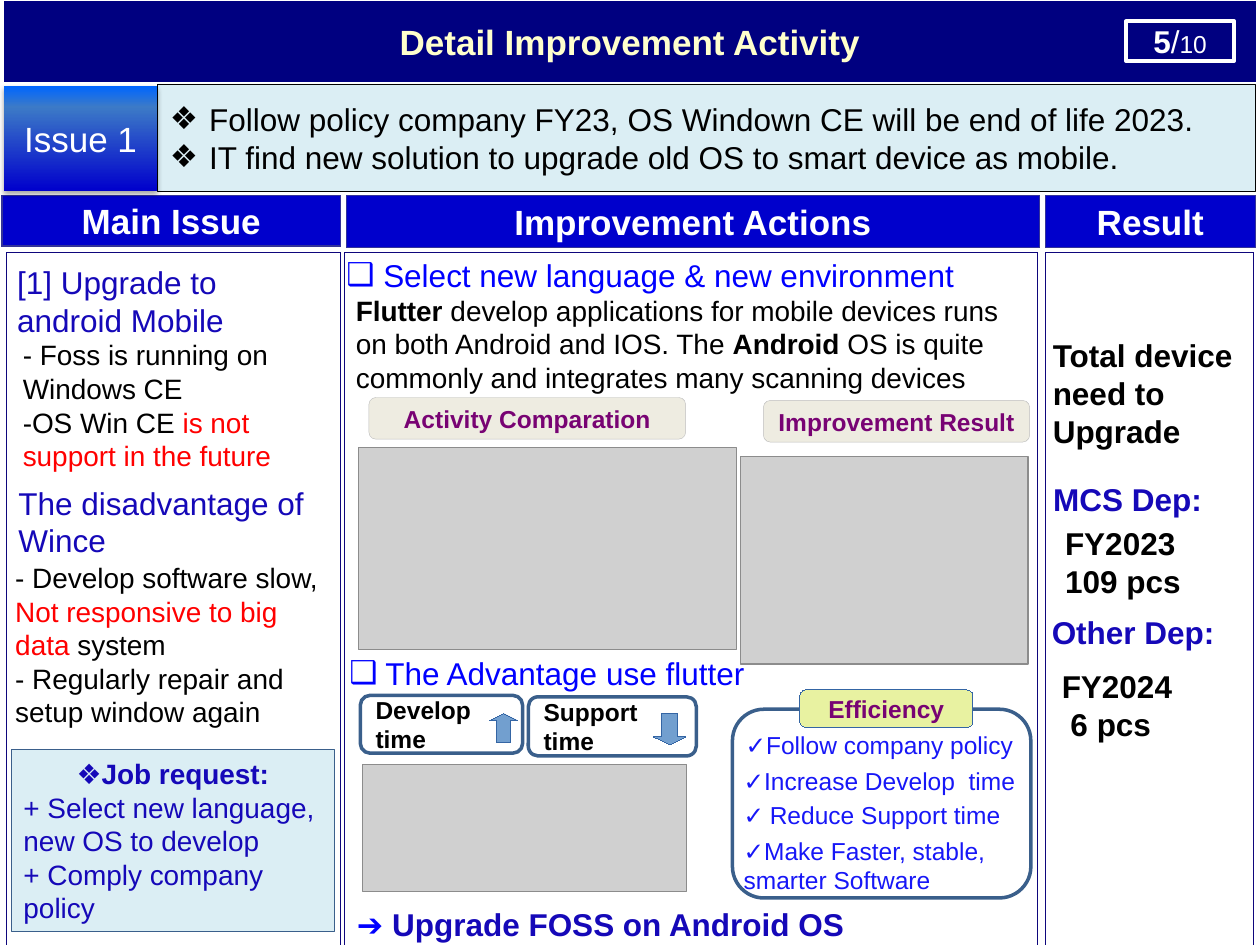
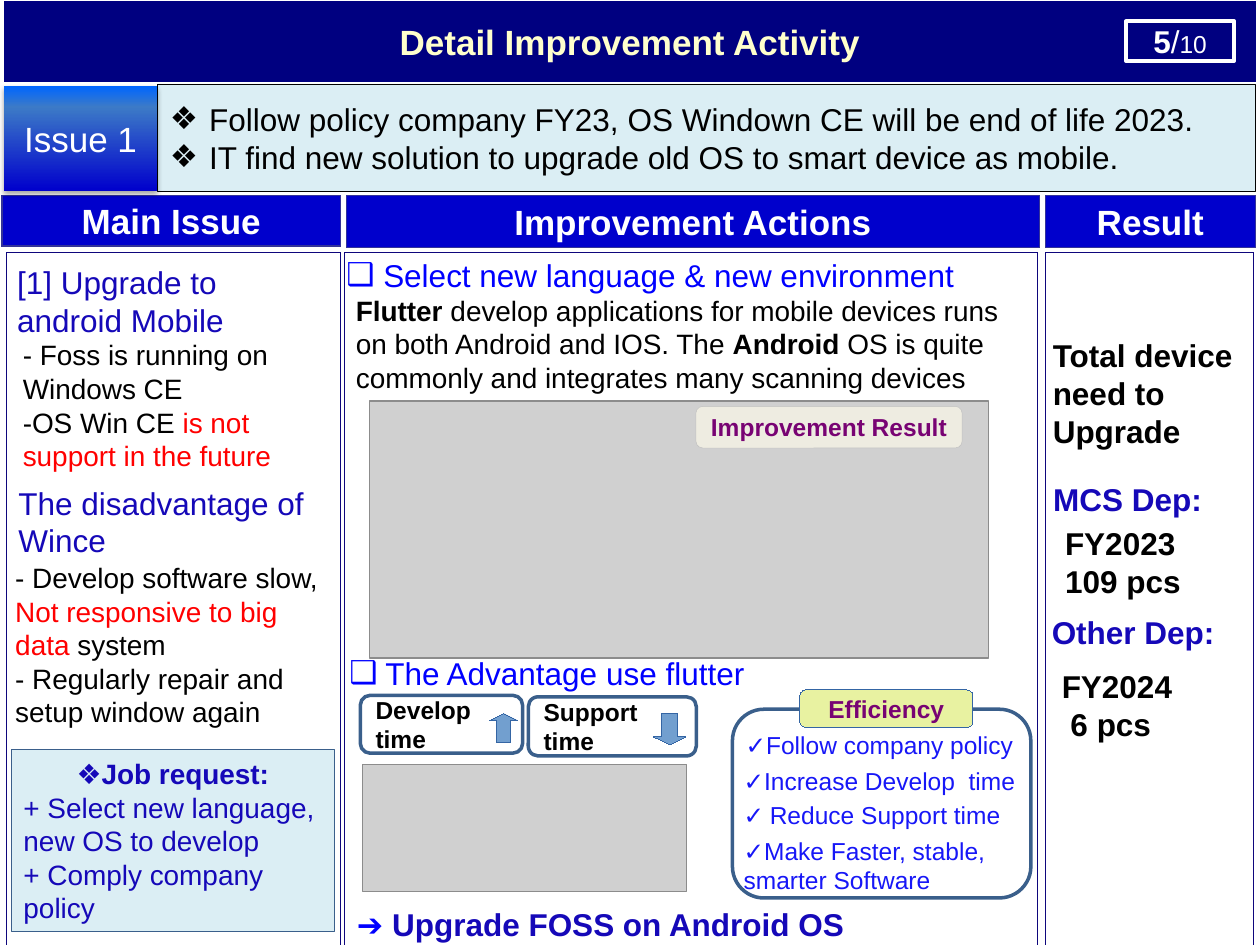
Before and after one commit to thietbicongnghevietnam/ReportPSNV, a slide deck: slide 6 of Report_test.pptx. Drawn at 1260x945 pixels with LibreOffice and Linux fonts; fonts in the diff are those of the drawing; grey boxes stand for pictures; background and template pictures are left out. Boxes give left, top, right and bottom in pixels: in the first picture for what was removed or moved away, otherwise in the second. Text is boxed around its words. In the diff, an @@ line names an element or a change of style, - is before the commit and + after.

```diff
--- a/Report_test.pptx
+++ b/Report_test.pptx
@@ rounded rectangle removed at (369, 397, 685, 438) @@
-Activity Comparation
@@ picture added at (369, 401, 988, 658) @@
@@ rounded rectangle "Improvement Result": place and size @@
-rounded rectangle "Improvement Result" at (764, 401, 1029, 442)
+rounded rectangle "Improvement Result" at (696, 407, 961, 449)
@@ picture removed at (358, 447, 736, 649) @@
@@ picture removed at (741, 456, 1028, 664) @@
```
Also in this commit, not shown: 2 other slides changed, 1 other file.
